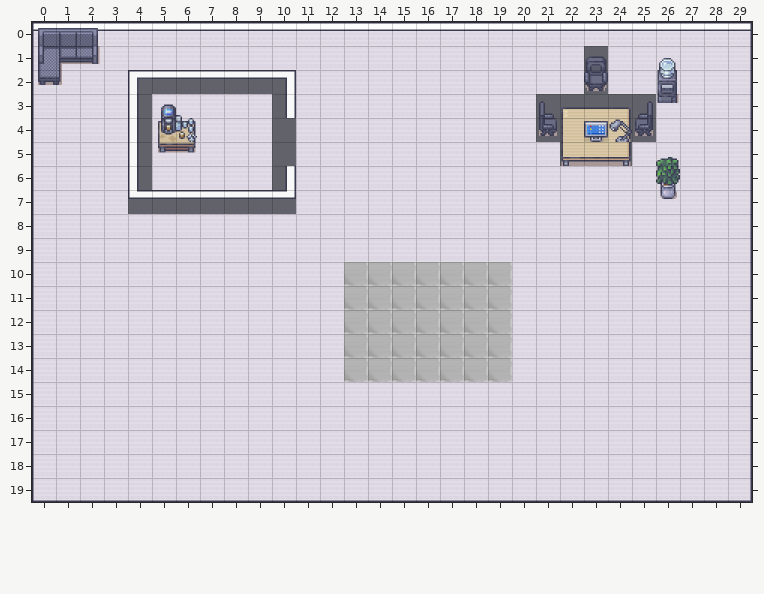
Tiled map, stored at assets/map2.tmx. That is the earlier state.
Cells are 32x32 px. Shown: x 0..29, y 0..19.
The result:
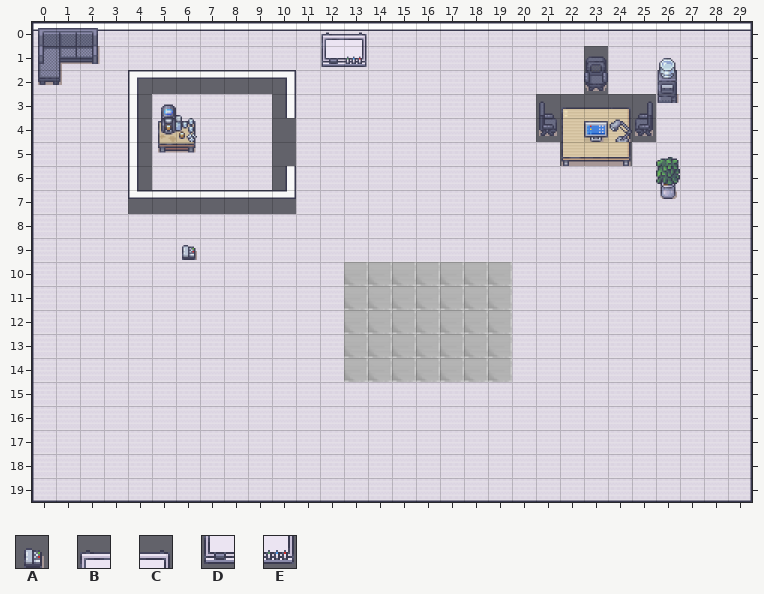
Key: from "modern-office": A 155, B 169, C 170, D 185, E 186.
_ is an empty cell.
Objects are placed by their top-left corner, in cells (3,4 is the top-left corner of cell 3,4); size is 1x1 cell unless given.
Changes in this commit:
Layer "Objects":
y 0: x 12..13 __ -> BC
y 1: x 12..13 __ -> DE
Layer "Entities" (added):
added: A "light-switch-1" at 6,8.9
Pixel boxes of the changes (left, top, right, bottom) in both pictures:
added: (321, 32, 367, 67)
added: (182, 245, 197, 260)
